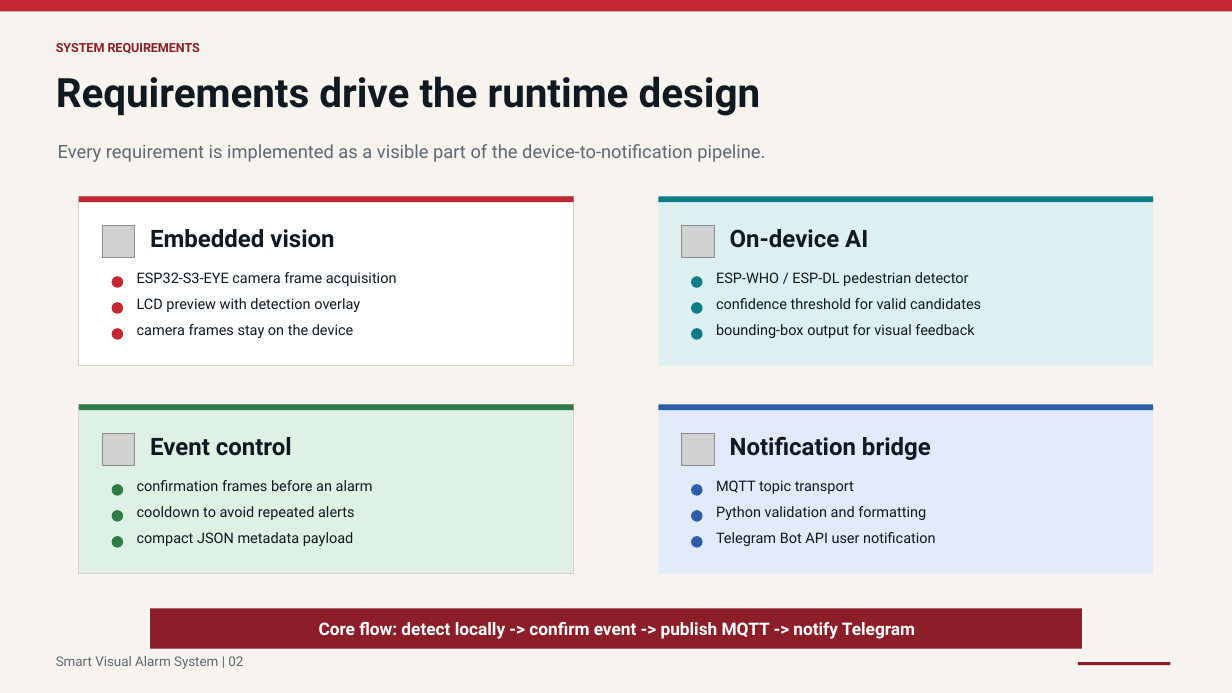
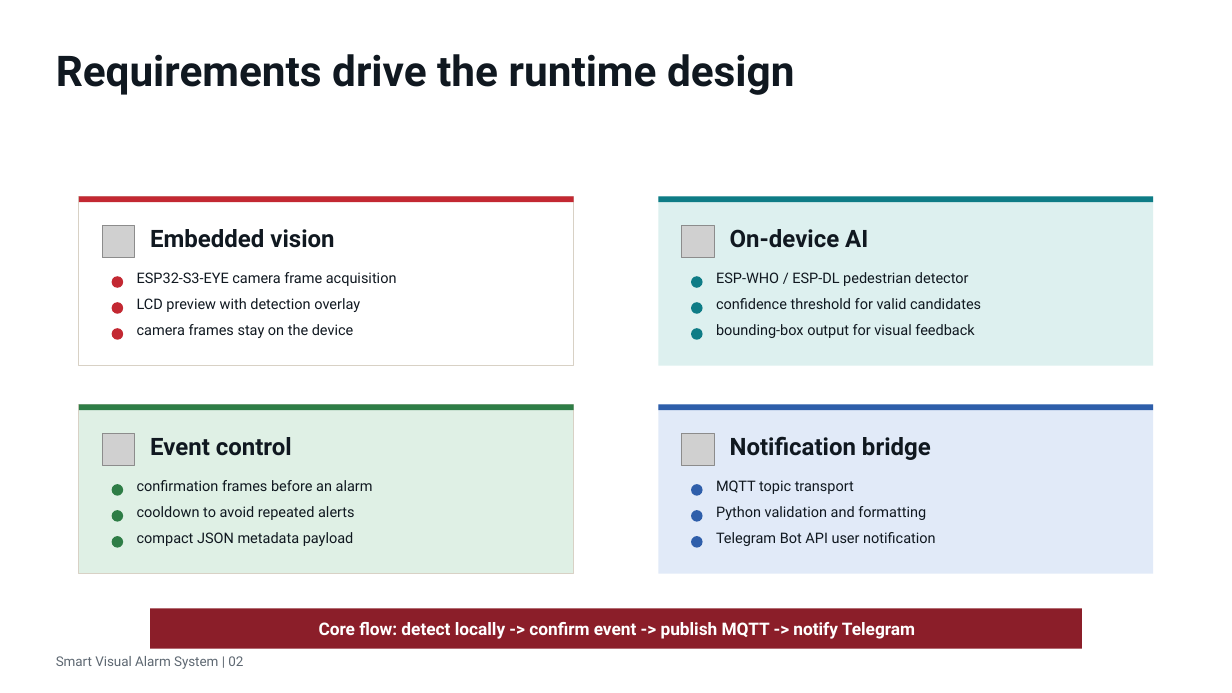
Before and after one commit to ernyei13/iot-project-pedestrian-detector, a slide deck: slide 2 of presentation.pptx. Drawn at 1232x693 pixels with LibreOffice and Linux fonts; fonts in the diff are those of the drawing; grey boxes stand for pictures. Boxes give left, top, right and bottom in pixels: in the first picture for what was removed or moved away, otherwise in the second. Text is boxed around its words. In the diff, an @@ line names an element or a change of style, - is before the commit and + after.

```diff
--- a/presentation.pptx
+++ b/presentation.pptx
@@ rectangle removed at [0,0,1232,693] @@
@@ rectangle removed at [0,0,1232,11] @@
@@ text "Requirements drive the runtime design": place and size @@
-text "Requirements drive the runtime design" at [56,76,761,116]
+text "Requirements drive the runtime design" at [56,54,795,95]
@@ text "Requirements drive the runtime design" at [56,54,795,95]: size 31.5 to 33 pt @@
@@ text removed at [56,43,200,54] @@
-SYSTEM REQUIREMENTS
@@ text removed at [58,144,765,162] @@
-Every requirement is implemented as a visible part of the device-to-notification pipeline.
@@ rectangle removed at [1079,663,1171,665] @@
```
Also in this commit, not shown: 10 other slides changed, 1 slide added, 1 other file.
